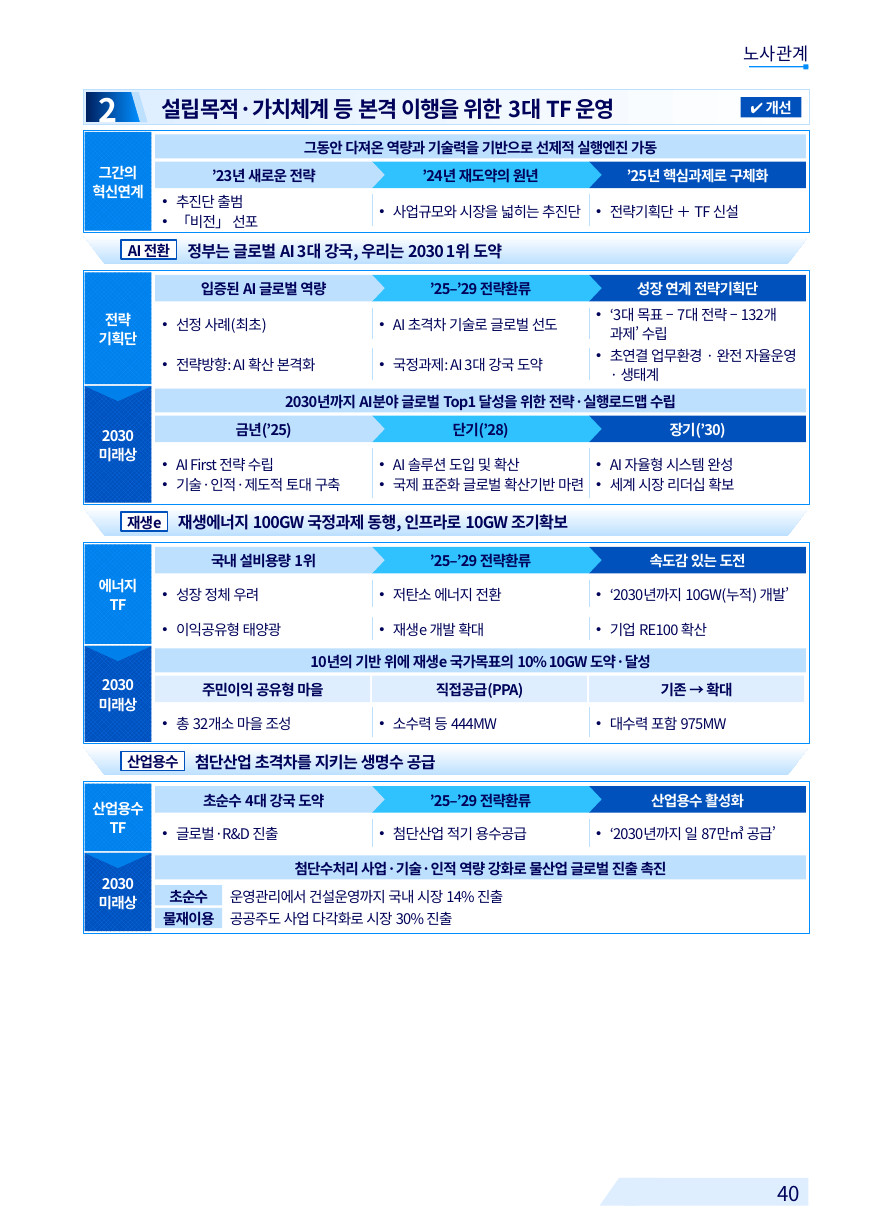
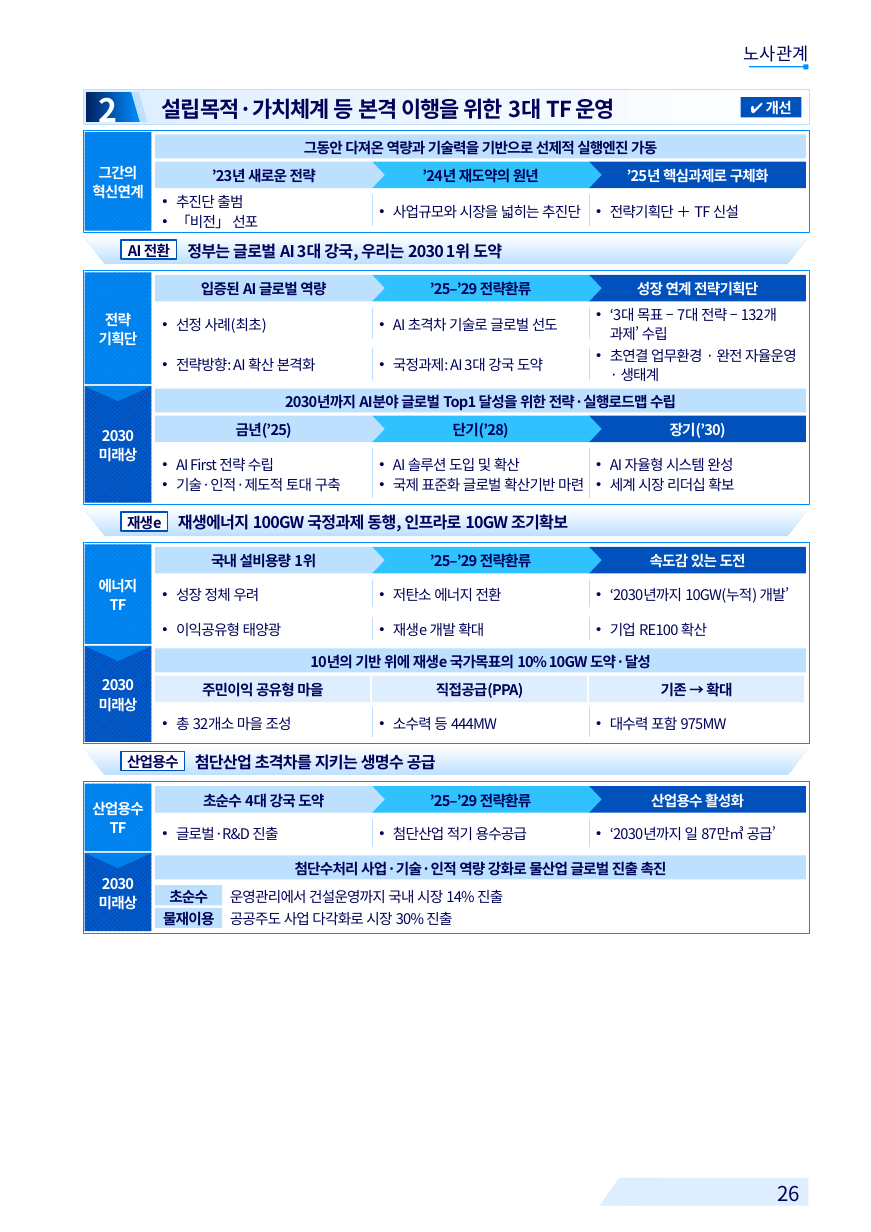
Before and after one commit to khjlsi-creator/claude, a slide deck: slide 26 of korad-경영평가-ppt/KORAD_경영평가_레이아웃_템플릿_A4세로.pptx (slide 40 before the commit). Drawn at 871x1232 pixels with LibreOffice and Linux fonts; fonts in the diff are those of the drawing; background and template pictures are left out. Boxes give left, top, right and bottom in pixels: in the first picture for what was removed or moved away, otherwise in the second. Text is boxed around its words. In the diff, an @@ line names an element or a change of style, - is before the commit and + after.

```diff
--- a/korad-경영평가-ppt/KORAD_경영평가_레이아웃_템플릿_A4세로.pptx
+++ b/korad-경영평가-ppt/KORAD_경영평가_레이아웃_템플릿_A4세로.pptx
@@ text at <box>777,1185,800,1202</box>: text changed @@
-40
+26
```
Also in this commit, not shown: 23 other slides changed, 7 slides added, 15 slides removed, 7 other files.
